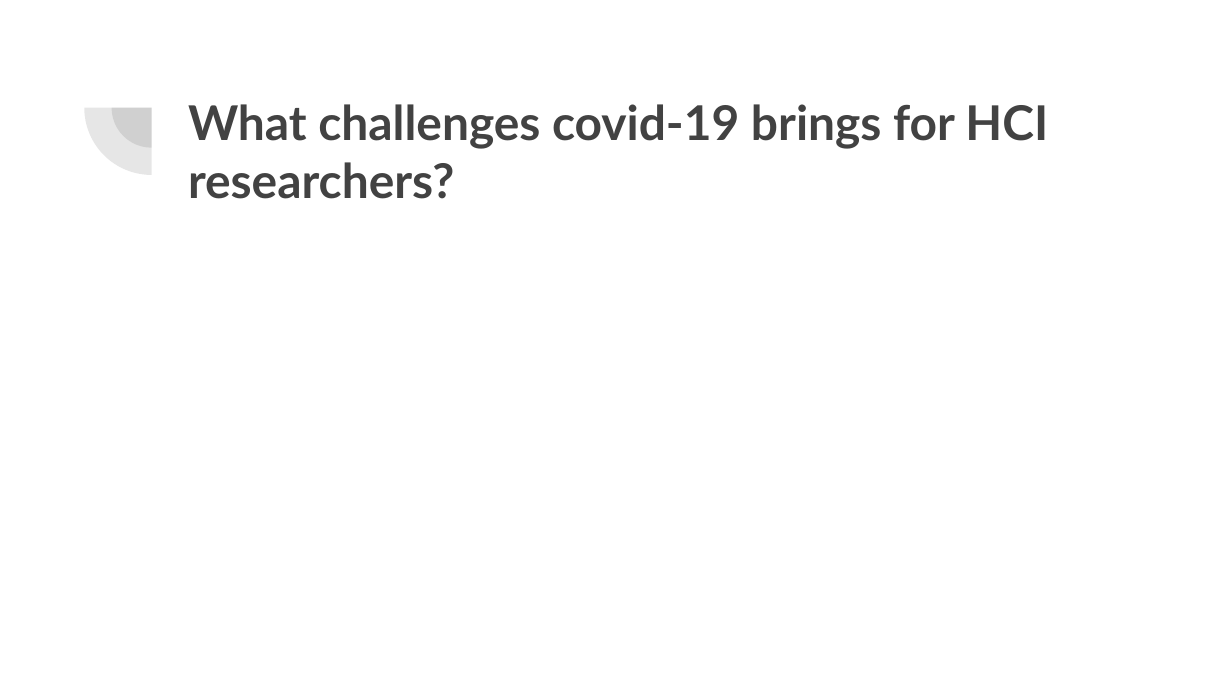
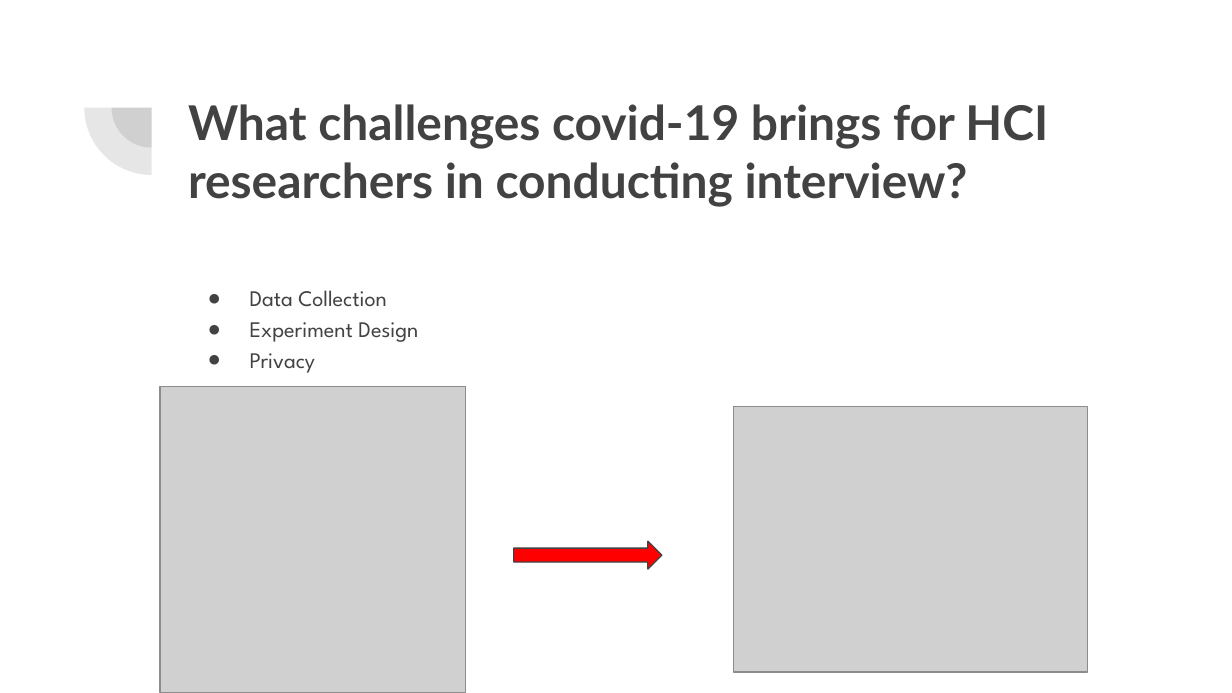
Before and after one commit to akhteralamin/presentations, a slide deck: slide 3 of Remote Semi Interview Methods.pptx. Drawn at 1232x693 pixels with LibreOffice and Linux fonts; fonts in the diff are those of the drawing; grey boxes stand for pictures. Boxes give left, top, right and bottom in pixels: in the first picture for what was removed or moved away, otherwise in the second. Text is boxed around its words. In the diff, an @@ line names an element or a change of style, - is before the commit and + after.

```diff
--- a/Remote Semi Interview Methods.pptx
+++ b/Remote Semi Interview Methods.pptx
@@ title at bbox=[188, 104, 1048, 207]: text changed @@
-What challenges covid-19 brings for HCI researchers?
+What challenges covid-19 brings for HCI researchers in conducting interview?
@@ text added at bbox=[250, 290, 418, 373], 13 pt, text #424242 @@
+● Data Collection
+● Experiment Design
+● Privacy
@@ picture added at bbox=[160, 387, 466, 692] @@
@@ picture added at bbox=[734, 407, 1088, 671] @@
@@ right arrow added at bbox=[514, 541, 662, 569], fill #FF0000, outline #424242 0.75 pt @@
```
Also in this commit, not shown: 3 other slides changed, 7 slides added, 6 slides removed, 1 other file.
